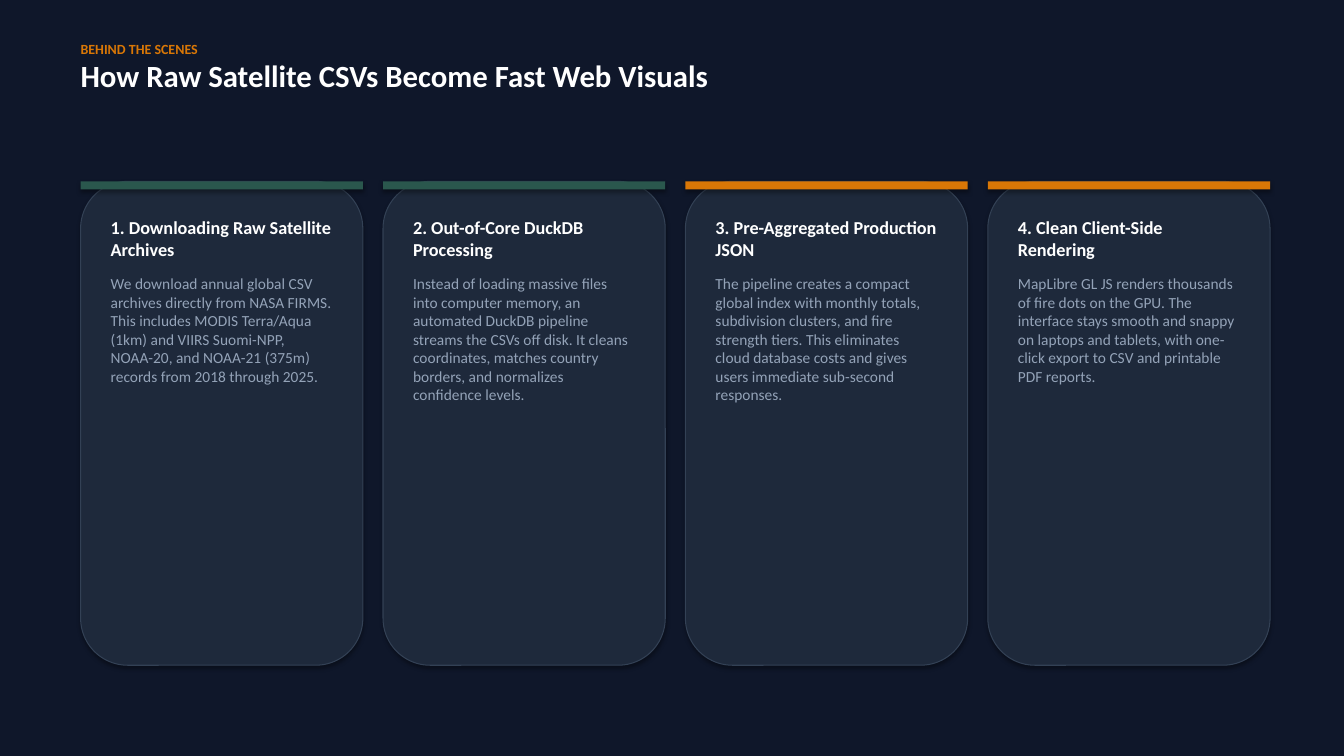
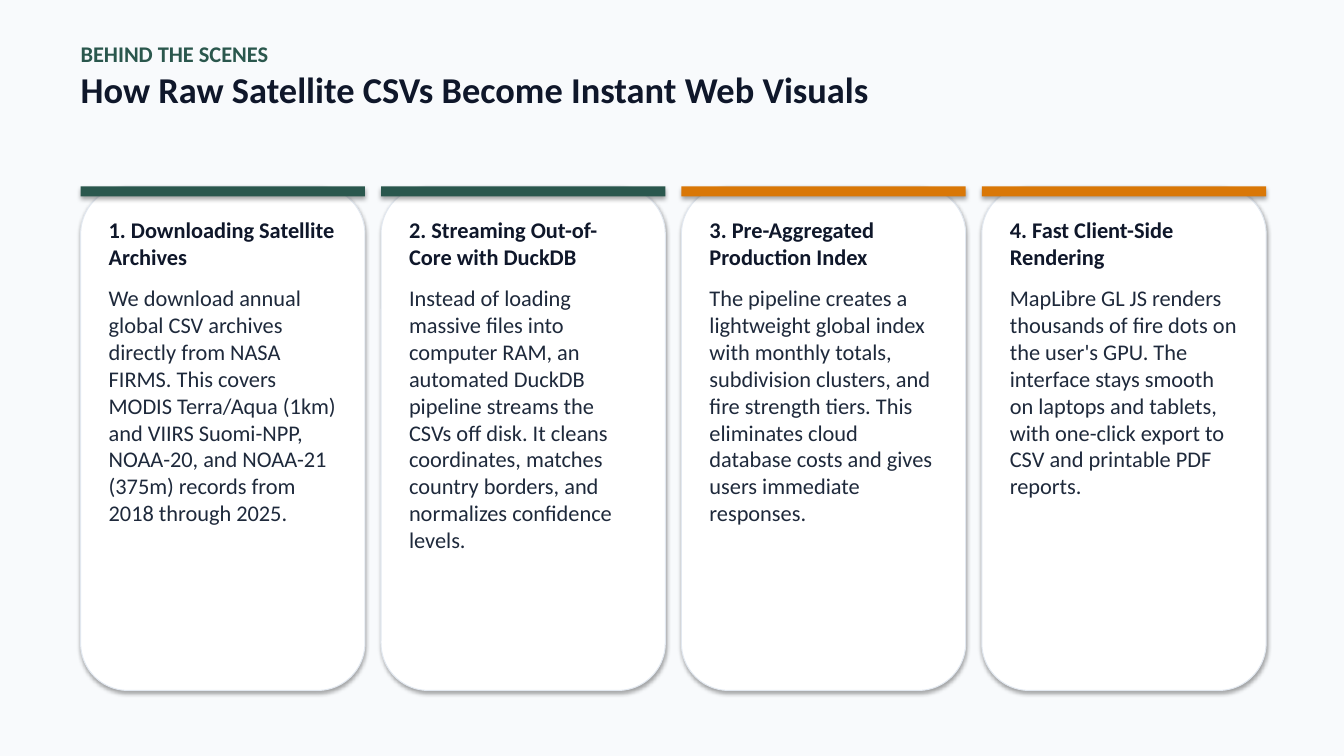
Before and after one commit to nithyashree-d-n/Fireline, a slide deck: slide 5 of Fireline_Project_Demonstration_NASA_Space_Apps.pptx. Drawn at 1344x756 pixels with LibreOffice and Linux fonts; fonts in the diff are those of the drawing. Boxes give left, top, right and bottom in pixels: in the first picture for what was removed or moved away, otherwise in the second. Text is boxed around its words. In the diff, an @@ line names an element or a change of style, - is before the commit and + after.

Commit message:
Switch presentation to clean professional light mode with minimum 16pt font size

```diff
--- a/Fireline_Project_Demonstration_NASA_Space_Apps.pptx
+++ b/Fireline_Project_Demonstration_NASA_Space_Apps.pptx
@@ rectangle at box(0, 0, 1344, 756): fill #0F172A to #F8FAFC @@
@@ text at box(81, 47, 268, 62): size 10 to 16 pt, text colour #D97706 to #2A574D in "BEHIND THE SCENES" @@
@@ text at box(81, 77, 869, 104): text changed; size 22 to 26 pt; text colour #FFFFFF to #0F172A @@
-How Raw Satellite CSVs Become Fast Web Visuals
+How Raw Satellite CSVs Become Instant Web Visuals
@@ rectangle: place and size @@
-rectangle at box(81, 181, 363, 190)
+rectangle at box(81, 187, 365, 197)
@@ rounded rectangle: place and size @@
-rounded rectangle at box(81, 181, 363, 665)
+rounded rectangle at box(81, 187, 365, 691)
@@ rectangle: place and size @@
-rectangle at box(383, 181, 665, 190)
+rectangle at box(381, 187, 665, 197)
@@ rounded rectangle: place and size @@
-rounded rectangle at box(383, 181, 665, 665)
+rounded rectangle at box(381, 187, 665, 691)
@@ rectangle: place and size @@
-rectangle at box(686, 181, 968, 190)
+rectangle at box(682, 187, 966, 197)
@@ rounded rectangle: place and size @@
-rounded rectangle at box(686, 181, 968, 665)
+rounded rectangle at box(682, 187, 966, 691)
@@ rectangle: place and size @@
-rectangle at box(988, 181, 1270, 190)
+rectangle at box(982, 187, 1266, 197)
@@ fill #1E293B to #FFFFFF; outline #334155 0.75 pt to #E2E8F0 0.75 pt in 4 elements at box(81, 187, 365, 691), box(381, 187, 665, 691), box(682, 187, 966, 691), box(982, 187, 1266, 691) @@
@@ rounded rectangle: place and size @@
-rounded rectangle at box(988, 181, 1270, 665)
+rounded rectangle at box(982, 187, 1266, 691)
@@ text at box(109, 222, 336, 525): text changed; size 11 to 16 pt; text colour #94A3B8 to #1E293B @@
-1. Downloading Raw Satellite Archives
-We download annual global CSV archives directly from NASA FIRMS. This includes MODIS Terra/Aqua (1km) and VIIRS Suomi-NPP, NOAA-20, and NOAA-21 (375m) records from 2018 through 2025.
+1. Downloading Satellite Archives
+We download annual global CSV archives directly from NASA FIRMS. This covers MODIS Terra/Aqua (1km) and VIIRS Suomi-NPP, NOAA-20, and NOAA-21 (375m) records from 2018 through 2025.
@@ text at box(409, 222, 612, 548): text changed; size 11 to 16 pt; text colour #94A3B8 to #1E293B @@
-2. Out-of-Core DuckDB Processing
-Instead of loading massive files into computer memory, an automated DuckDB pipeline streams the CSVs off disk. It cleans coordinates, matches country borders, and normalizes confidence levels.
+2. Streaming Out-of-Core with DuckDB
+Instead of loading massive files into computer RAM, an automated DuckDB pipeline streams the CSVs off disk. It cleans coordinates, matches country borders, and normalizes confidence levels.
@@ text at box(709, 222, 932, 525): text changed; size 11 to 16 pt; text colour #94A3B8 to #1E293B @@
-3. Pre-Aggregated Production JSON
-The pipeline creates a compact global index with monthly totals, subdivision clusters, and fire strength tiers. This eliminates cloud database costs and gives users immediate sub-second responses.
+3. Pre-Aggregated Production Index
+The pipeline creates a lightweight global index with monthly totals, subdivision clusters, and fire strength tiers. This eliminates cloud database costs and gives users immediate responses.
@@ text at box(1010, 222, 1237, 498): text changed; size 11 to 16 pt; text colour #94A3B8 to #1E293B @@
-4. Clean Client-Side Rendering
-MapLibre GL JS renders thousands of fire dots on the GPU. The interface stays smooth and snappy on laptops and tablets, with one-click export to CSV and printable PDF reports.
+4. Fast Client-Side Rendering
+MapLibre GL JS renders thousands of fire dots on the user's GPU. The interface stays smooth on laptops and tablets, with one-click export to CSV and printable PDF reports.
```
Also in this commit, not shown: 6 other slides changed.
